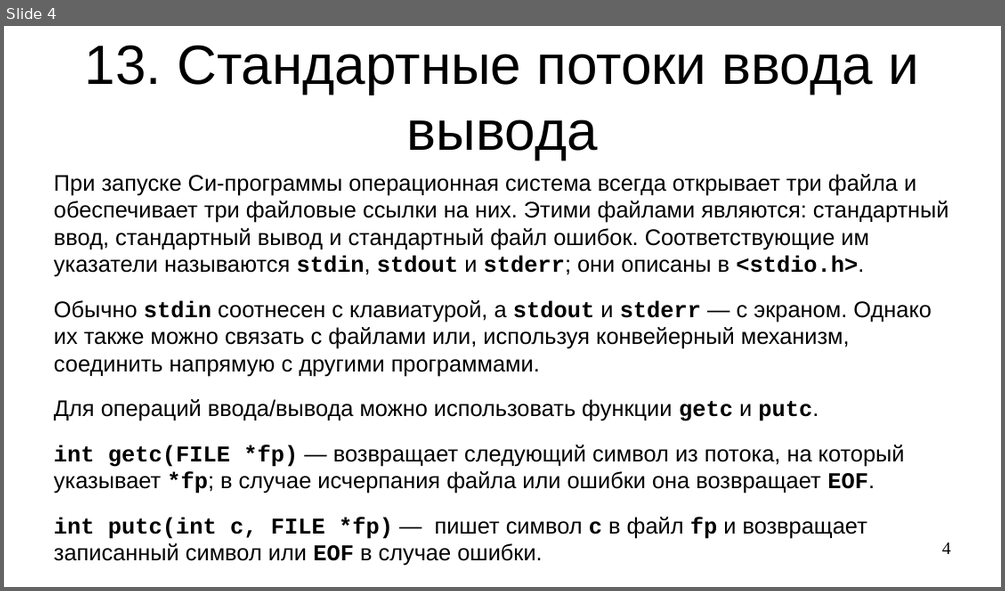
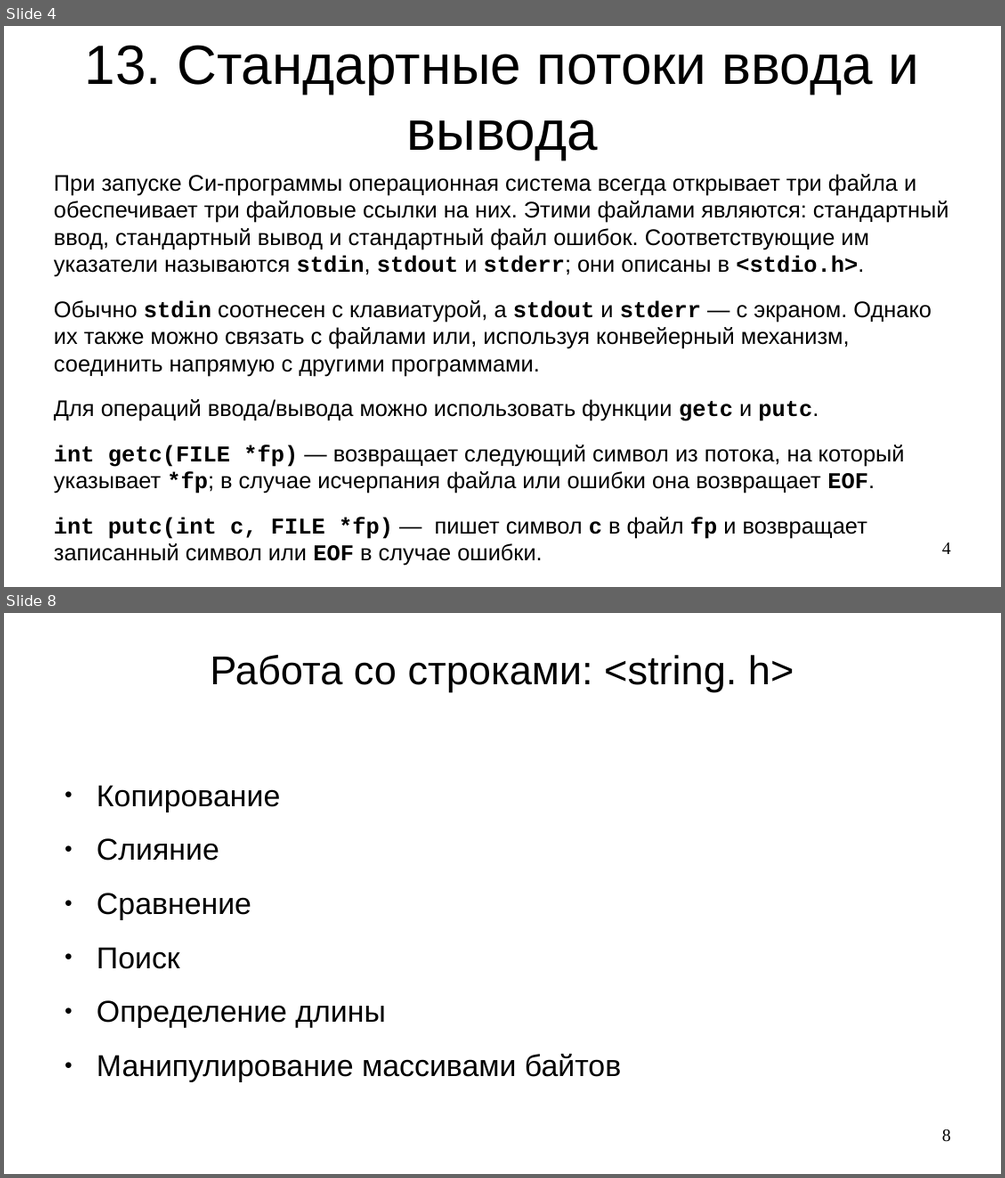
Before and after one commit to steelcraft/stud-lab, a slide deck: Лекции/CBCP01#L8.odp. Shown one above the other, each under a label of ours: slide 4 before the commit, slides 4 and 8 after it; the slides between them are not shown. The pictures are 1005x591 and 1005x1178 pixels, drawn with LibreOffice and Linux fonts; fonts in the diff are those of the drawing. Boxes give left, top, right and bottom in pixels: in the first picture for what was removed or moved away, otherwise in the second. Text is boxed around its words. In the diff, an @@ line names an element or a change of style, - is before the commit and + after.

```diff
--- a/Лекции/CBCP01#L8.odp
+++ b/Лекции/CBCP01#L8.odp
@@ slide 8 added at bbox=[4, 613, 1001, 1174], background #FFFFFF @@
@@ title added at bbox=[210, 655, 793, 692], 32 pt, text #000000 @@
+Работа со строками: <string. h>
@@ text added at bbox=[97, 785, 621, 1082], 24 pt, text #000000 @@
+● Копирование
+● Слияние
+● Сравнение
+● Поиск
+● Определение длины
+● Манипулирование массивами байтов
@@ page number added at bbox=[942, 1129, 951, 1142], 14 pt, text #000000 @@
+8
```
Also in this commit, not shown: 1 slide changed, 8 other slides added.
